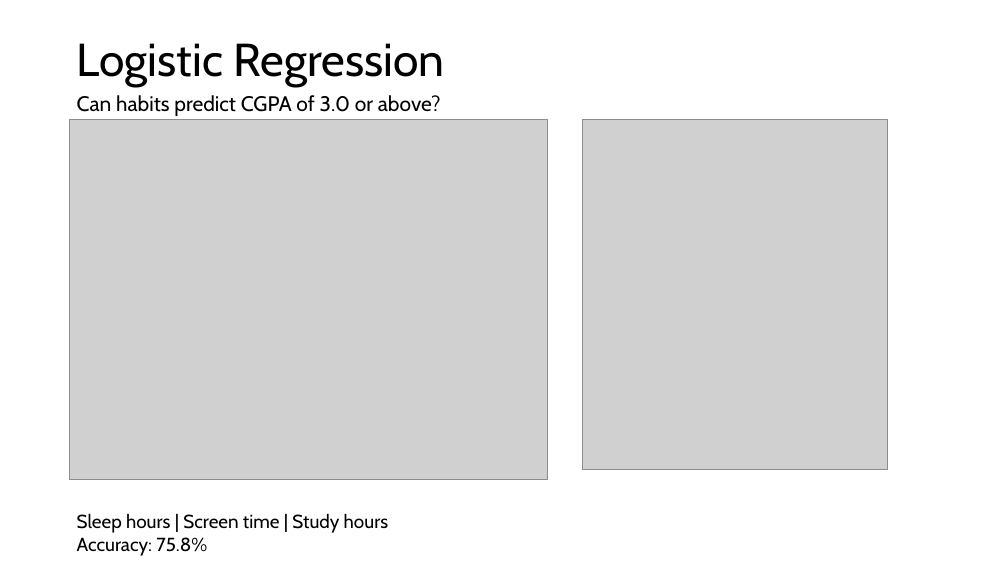
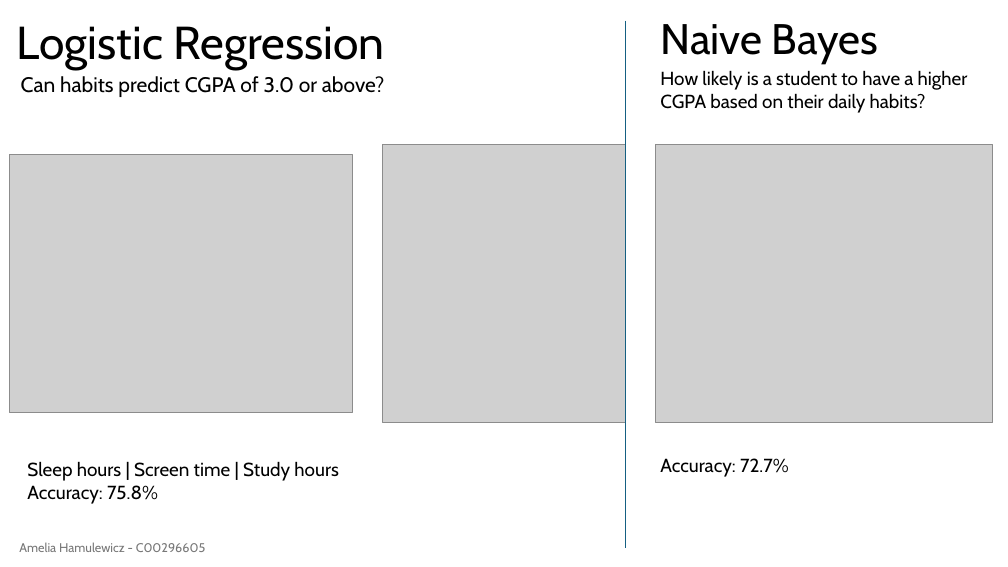
Before and after one commit to amelia720/Data-Science-Portfolio-Amelia-Hamulewicz, a slide deck: slide 2 of docs/Irish Property Prices and Student Habits.pptx (slide 4 before the commit). Drawn at 1008x567 pixels with LibreOffice and Linux fonts; fonts in the diff are those of the drawing; grey boxes stand for pictures. Boxes give left, top, right and bottom in pixels: in the first picture for what was removed or moved away, otherwise in the second. Text is boxed around its words. In the diff, an @@ line names an element or a change of style, - is before the commit and + after.

Commit message:
Updated slides

```diff
--- a/docs/Irish Property Prices and Student Habits.pptx
+++ b/docs/Irish Property Prices and Student Habits.pptx
@@ title "Logistic Regression": place and size @@
-title "Logistic Regression" at <box>77,43,445,87</box>
+title "Logistic Regression" at <box>17,26,385,70</box>
@@ line added from (625, 20) to (625, 548), #156082 1.5 pt @@
@@ text added at <box>661,24,878,65</box>, 40.7 pt, text #000000 @@
+Naive Bayes
@@ text "Can habits predict CGPA of ...": place and size @@
-text "Can habits predict CGPA of ..." at <box>77,95,441,116</box>
+text "Can habits predict CGPA of ..." at <box>21,76,385,97</box>
@@ text added at <box>660,70,968,113</box>, 18 pt, text #000000 @@
+How likely is a student to have a higher CGPA based on their daily habits?
@@ picture: place and size @@
-picture at <box>583,119,888,470</box>
+picture at <box>383,144,625,423</box>
@@ picture added at <box>656,144,993,423</box> @@
@@ picture: place and size @@
-picture at <box>70,119,547,479</box>
+picture at <box>9,154,352,413</box>
@@ text "Sleep hours | Screen time ...": place and size @@
-text "Sleep hours | Screen time ..." at <box>77,513,388,556</box>
+text "Sleep hours | Screen time ..." at <box>27,461,338,504</box>
@@ text added at <box>660,458,789,477</box>, 18 pt, text #000000 @@
+Accuracy: 72.7%
@@ text added at <box>19,542,206,552</box>, 12 pt, text #797979 @@
+Amelia Hamulewicz - C00296605
```
Also in this commit, not shown: 3 other slides changed, 3 slides removed, 2 other files.
